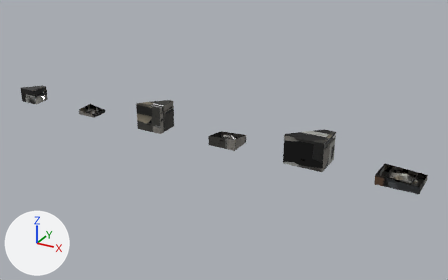
An edit to the glTF model src/assets/battle/city/modern-americas-houses-damage.glb, drawn before and after from the same camera.
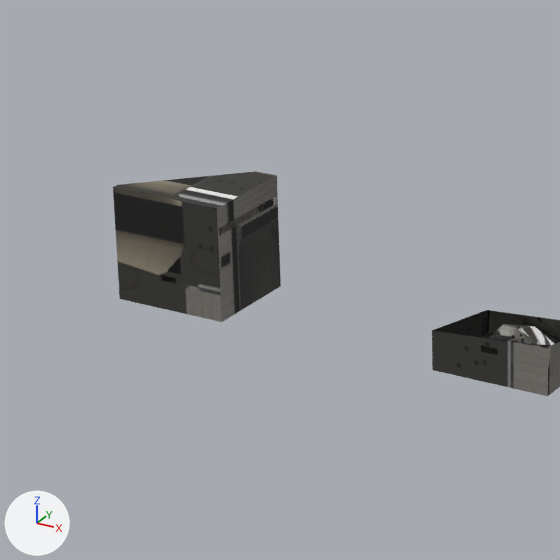
The first picture shows the older version from a 50 mm camera at (18.4, -17.35, 8.77) aimed at (8.69, 0.3, -0.05). The close-ups show the older and then the newer version on the part from 25% to 53% of the width and 22% to 67% of the height of that picture. Only the edits that show in the close-ups are written down. Arrows for +X, +Y and +Z are at lower left; the lights stay in place. Where no turn or scale is listed for an object, it has been applied to the vertices. Vertices at exactly the same position are counted once.
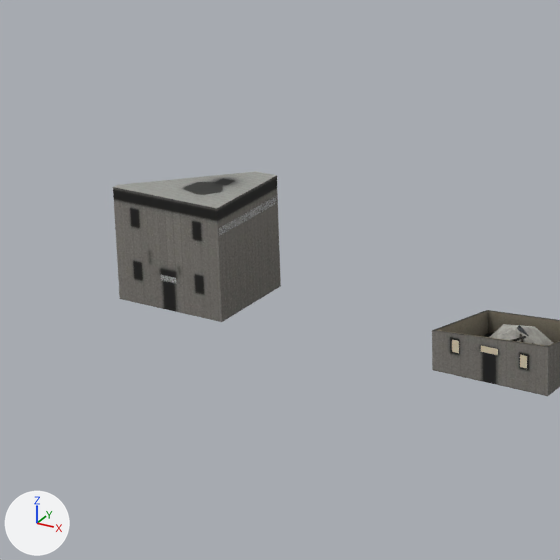
The change, as a diff of the scene's bpy script:
```diff
--- a/src/assets/battle/city/modern-americas-houses-damage.glb.py
+++ b/src/assets/battle/city/modern-americas-houses-damage.glb.py
@@ mat_town @@
 n3 = _N.new('ShaderNodeMapping'); n3.name = 'Mapping'
-n3.inputs[1].default_value = (0.0008, -13.97, 0.0)  # 'Location'
-n3.inputs[3].default_value = (15.98, 14.97, 1.0)  # 'Scale'
+n3.inputs[1].default_value = (0.0008, -14.02, 0.0)  # 'Location'
+n3.inputs[3].default_value = (15.92, 15.02, 1.0)  # 'Scale'
 n4 = _N.new('ShaderNodeUVMap'); n4.name = 'UV Map'
@@ me_mesh_1 @@
 me_mesh_1.from_pydata(...)  # 48 vertices, 64 faces; spans x 1956.0..14427.0, y -11890.0..-1161.0, z 3116.0..9999.0
 # used by ob_mesh_1; parent = ob_lod0_002; location = (-0.67, 0.534, -0.004); scale = (0.0000818, 0.0000818, 0.0000818)
+# me_mesh_1 part 1: texture (UV) coordinates of 64 of 64 faces, centred in x 1956.0..14427.0, y -11890.0..-1161.0, z 3116.0..9999.0, changed; they spanned u 0.01..0.06, v 0.94..1.0 and now span u 0.0..0.06, v 0.94..1.0
 me_mesh_1.materials.append(mat_team)
@@ me_mesh_3 @@
 me_mesh_3.from_pydata(...)  # 38 vertices, 62 faces; spans x 0.16..1.18, y -0.973..-0.095, z 0.0..0.992
 # used by ob_mesh_3; location = (5.33, 0.534, -0.004)
+# me_mesh_3 part 2: texture (UV) coordinates of 62 of 62 faces, centred in x 0.16..1.18, y -0.973..-0.095, z 0.0..0.992, changed; they spanned u 0.0..0.06, v 0.94..1.0 and now span u 0.0..0.06, v 0.95..1.0
 me_mesh_3.materials.append(mat_town)
@@ me_mesh_4 @@
 # used by ob_mesh_4; location = (8.33, 0.534, -0.004)
-me_mesh_4.from_pydata(...)  # 164 vertices, 250 faces; spans x 0.17..1.17, y -0.968..-0.105, z 0.0..0.411
+me_mesh_4.from_pydata(...)  # 280 vertices, 310 faces; spans x 0.17..1.17, y -0.975..-0.105, z 0.0..0.411
+# me_mesh_4 part 3: 116 vertices added at x 0.17..1.17, y -0.975..-0.105, z 0.004..0.411
+# me_mesh_4 part 4: 222 kept faces spanning x 0.17..1.17, y -0.968..-0.105, z 0.0..0.411 get new texture (UV) coordinates
 me_mesh_4.materials.append(mat_town)
@@ me_mesh_7 @@
 me_mesh_7.from_pydata(...)  # 24 vertices, 36 faces; spans x 0.16..1.18, y -0.973..-0.095, z 0.0..0.415
 # used by ob_mesh_7; location = (8.33, 0.534, -0.004)
+# me_mesh_7 part 5: texture (UV) coordinates of 36 of 36 faces, centred in x 0.16..1.18, y -0.973..-0.095, z 0.0..0.253, changed; they spanned u 0.01..0.06, v 0.94..1.0 and now span u 0.0..0.06, v 0.94..1.0
 me_mesh_7.materials.append(mat_town)
```

Where the change shows, as pixel boxes [x1, y1, x2, y2] in the close-ups (560 x 560 px):
'Mesh_3', surface changed (black to grey)
    both: [113, 171, 281, 320]
'Mesh_7', surface changed (black to grey)
    both: [432, 310, 560, 396]
'Mesh_4', surface changed, reshaped
    before: [489, 324, 554, 347]
    after: [437, 311, 560, 368]
'Mesh_6', surface changed
    both: [434, 310, 560, 347]
part 1 of me_mesh_1, surface changed
    both: [161, 197, 276, 284]
part 3 of me_mesh_4, added (brown)
    after: [437, 311, 560, 368]
part 4 of me_mesh_4, surface changed
    both: [490, 324, 553, 346]
